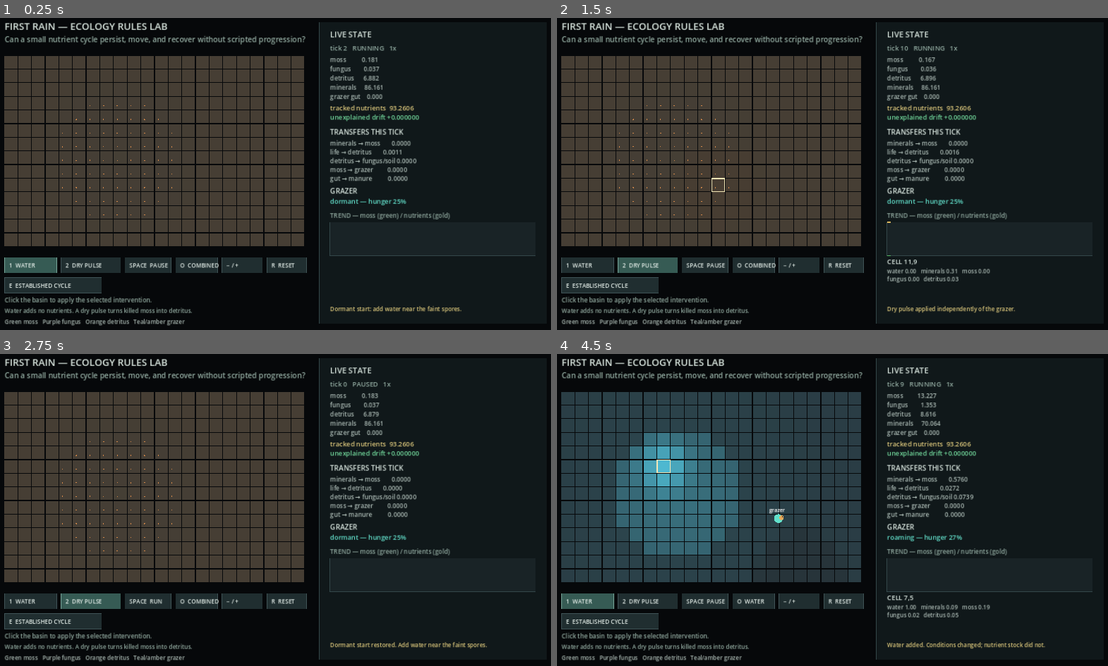
Above: before the commit, frames 1-4 (two rows, left to right).
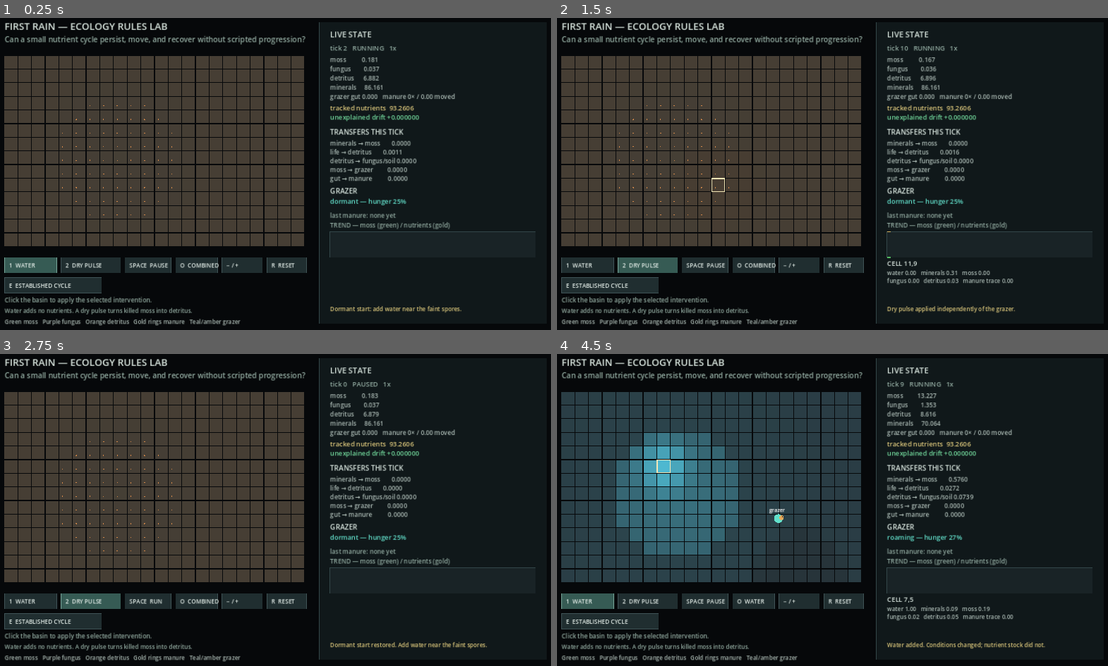
Above: after the commit, the same moments.

Repository: mmullen200/first-rain
Game: Godot game, scene res://main.tscn
Two runs of this game, one before a commit and one after it. Both use one fixed random seed, a clock stepped at 60 frames per second and the inputs below.
Inputs (mouse positions are in pixels of both pictures, inside the frame that each line leads up to):
- Up to frame 1 (0.25 s): no input
- Up to frame 2 (1.5 s): tap Enter at 0.5 s; move the mouse to (953, 158) at 0.52 s; tap 1 at 0.6 s; click (953, 158) at 0.67 s; tap Space at 0.77, 1.25 s; move the mouse to (716, 189) at 1.27 s; tap 2 at 1.35 s; click (716, 189) at 1.42 s
- Up to frame 3 (2.75 s): tap Space at 1.52 s; tap Enter at 2 s; move the mouse to (330, 438) at 2.02 s; tap R at 2.1 s; click (330, 438) at 2.17 s
- Up to frame 4 (4.5 s): tap Space at 2.75, 3.02, 3.77 s; move the mouse to (804, 572) at 2.77 s; tap E at 2.85 s; click (804, 572) at 2.92 s; tap Enter at 3.5 s; move the mouse to (1003, 556) at 3.52 s; tap O at 3.6 s; click (1003, 556) at 3.67 s; move the mouse to (661, 460) at 4.27 s; tap 1 at 4.35 s; click (661, 460) at 4.42 s

The runs differ from the first frame. In frame 1, 1.0% of the frame differs, in the area x 24-98%, y 24-99%; in frame 2, 1.5%; in frame 3, 1.0%; in frame 4, 1.5%.

Commit message:
Make manure deposits persist in lab feedback

Diff:
--- a/prototypes/godot-ecology-lab/ecology_lab.gd
+++ b/prototypes/godot-ecology-lab/ecology_lab.gd
@@ -4,6 +4,7 @@
 const WIDTH := 22
 const HEIGHT := 14
 const COUNT := WIDTH * HEIGHT
+const MANURE_TRACE_DECAY := 0.004
 
 var moisture := PackedFloat32Array()
 var minerals := PackedFloat32Array()
@@ -11,6 +12,7 @@
 var detritus := PackedFloat32Array()
 var fungus := PackedFloat32Array()
 var shade := PackedFloat32Array()
+var manure_trace := PackedFloat32Array()
 
 var tick := 0
 var grazer_cell := Vector2(16.0, 9.0)
@@ -21,10 +23,14 @@
 var grazer_state := "roaming"
 var last_flows := {}
 var initial_nutrients := 0.0
+var manure_deposit_count := 0
+var total_manure_deposited := 0.0
+var last_manure_tick := -1
+var last_manure_cell := Vector2i(-1, -1)
 
 
 func _init() -> void:
-	for field in [moisture, minerals, moss, detritus, fungus, shade]:
+	for field in [moisture, minerals, moss, detritus, fungus, shade, manure_trace]:
 		field.resize(COUNT)
 	reset_dormant()
 
@@ -37,6 +43,10 @@
 	grazer_gut = 0.0
 	grazer_digest_ticks = 0
 	grazer_state = "dormant"
+	manure_deposit_count = 0
+	total_manure_deposited = 0.0
+	last_manure_tick = -1
+	last_manure_cell = Vector2i(-1, -1)
 	for y in range(HEIGHT):
 		for x in range(WIDTH):
 			var i := index(x, y)
@@ -47,6 +57,7 @@
 			detritus[i] = 0.018 + basin * 0.012
 			fungus[i] = 0.001 if Vector2(x, y).distance_to(Vector2(7.0, 7.0)) < 3.2 else 0.0
 			shade[i] = clampf(basin * 0.3, 0.0, 1.0)
+			manure_trace[i] = 0.0
 	initial_nutrients = total_tracked_nutrients()
 	_clear_flows()
 
@@ -70,6 +81,7 @@
 
 
 func step() -> void:
+	_fade_manure_trace()
 	var next_moisture := moisture.duplicate()
 	var next_minerals := minerals.duplicate()
 	var next_moss := moss.duplicate()
@@ -177,7 +189,7 @@
 	var x := clampi(cell.x, 0, WIDTH - 1)
 	var y := clampi(cell.y, 0, HEIGHT - 1)
 	var i := index(x, y)
-	return {"water": moisture[i], "minerals": minerals[i], "moss": moss[i], "detritus": detritus[i], "fungus": fungus[i]}
+	return {"water": moisture[i], "minerals": minerals[i], "moss": moss[i], "detritus": detritus[i], "fungus": fungus[i], "manure_trace": manure_trace[i]}
 
 
 func _step_grazer() -> Dictionary:
@@ -203,6 +215,11 @@
 			manure = grazer_gut
 			detritus[i] += grazer_gut * 0.68
 			minerals[i] += grazer_gut * 0.32
+			manure_trace[i] = 1.0
+			manure_deposit_count += 1
+			total_manure_deposited += manure
+			last_manure_tick = tick + 1
+			last_manure_cell = Vector2i(clampi(cell.x, 0, WIDTH - 1), clampi(cell.y, 0, HEIGHT - 1))
 			grazer_gut = 0.0
 			grazer_state = "roaming"
 		return {"grazed": grazed, "manure": manure}
@@ -261,6 +278,11 @@
 	return total / float(count) if count > 0 else field[index(x, y)]
 
 
+func _fade_manure_trace() -> void:
+	for i in range(COUNT):
+		manure_trace[i] = maxf(0.0, manure_trace[i] - MANURE_TRACE_DECAY)
+
+
 func index(x: int, y: int) -> int:
 	return y * WIDTH + x
 
--- a/prototypes/godot-ecology-lab/main.gd
+++ b/prototypes/godot-ecology-lab/main.gd
@@ -105,6 +105,14 @@
 					draw_circle(center + Vector2(5, 4), fungus_radius, Color("b17ad2"))
 				if lab.detritus[i] > 0.025:
 					draw_circle(center + Vector2(-7, 6), clampf(lab.detritus[i] * 18.0, 1.2, 4.5), Color("d58a4b"))
+			var trace: float = lab.manure_trace[i]
+			if trace > 0.01:
+				var center := rect.get_center()
+				var marker_color := Color(0.98, 0.78, 0.24, 0.32 + trace * 0.68)
+				draw_arc(center, 8.0 + trace * 4.0, 0.0, TAU, 20, marker_color, 2.2)
+				draw_circle(center + Vector2(-3, 1), 2.2, marker_color)
+				draw_circle(center + Vector2(3, 3), 1.8, marker_color)
+				draw_circle(center + Vector2(1, -3), 1.5, marker_color)
 	if _valid_cell(hovered_cell):
 		var hover_rect := Rect2(GRID_ORIGIN + Vector2(hovered_cell) * CELL, Vector2(CELL - 2, CELL - 2))
 		draw_rect(hover_rect, Color("f3e6b6"), false, 2.0)
@@ -133,7 +141,7 @@
 	_text("fungus      %7.3f" % totals.fungus, Vector2(PANEL_X + 24, y)); y += 21
 	_text("detritus    %7.3f" % totals.detritus, Vector2(PANEL_X + 24, y)); y += 21
 	_text("minerals    %7.3f" % totals.minerals, Vector2(PANEL_X + 24, y)); y += 21
-	_text("grazer gut  %7.3f" % lab.grazer_gut, Vector2(PANEL_X + 24, y)); y += 26
+	_text("grazer gut %.3f   manure %d× / %.2f moved" % [lab.grazer_gut, lab.manure_deposit_count, lab.total_manure_deposited], Vector2(PANEL_X + 24, y)); y += 26
 	_text("tracked nutrients  %.4f" % tracked, Vector2(PANEL_X + 24, y), 15, Color("d9c57a")); y += 21
 	_text("unexplained drift %+0.6f" % drift, Vector2(PANEL_X + 24, y), 15, Color("70d69a") if absf(drift) < 0.001 else Color("ff6f65")); y += 34
 	_text("TRANSFERS THIS TICK", Vector2(PANEL_X + 24, y), 16, Color("d9e6df")); y += 25
@@ -144,13 +152,17 @@
 	_text("gut → manure          %.4f" % lab.last_flows.manure, Vector2(PANEL_X + 24, y)); y += 29
 	_text("GRAZER", Vector2(PANEL_X + 24, y), 16, Color("d9e6df")); y += 23
 	_text("%s — hunger %d%%" % [lab.grazer_state, roundi(lab.grazer_hunger * 100.0)], Vector2(PANEL_X + 24, y), 15, Color("62e0cb")); y += 32
+	if lab.last_manure_tick >= 0:
+		_text("last manure: %d ticks ago at %d,%d" % [lab.tick - lab.last_manure_tick, lab.last_manure_cell.x, lab.last_manure_cell.y], Vector2(PANEL_X + 24, y), 14, Color("e8c35b")); y += 22
+	else:
+		_text("last manure: none yet", Vector2(PANEL_X + 24, y), 14, Color("91aaa0")); y += 22
 	_text("TREND — moss (green) / nutrients (gold)", Vector2(PANEL_X + 24, y), 14, Color("91aaa0")); y += 10
-	_draw_history(Rect2(PANEL_X + 24, y, 466, 76)); y += 95
+	_draw_history(Rect2(PANEL_X + 24, y, 466, 58)); y += 77
 	if _valid_cell(hovered_cell):
 		var sample: Dictionary = lab.cell_sample(hovered_cell)
 		_text("CELL %d,%d" % [hovered_cell.x, hovered_cell.y], Vector2(PANEL_X + 24, y), 15, Color("d9e6df")); y += 21
 		_text("water %.2f   minerals %.2f   moss %.2f" % [sample.water, sample.minerals, sample.moss], Vector2(PANEL_X + 24, y), 13, Color("aab9b3")); y += 18
-		_text("fungus %.2f   detritus %.2f" % [sample.fungus, sample.detritus], Vector2(PANEL_X + 24, y), 13, Color("aab9b3")); y += 23
+		_text("fungus %.2f   detritus %.2f   manure trace %.2f" % [sample.fungus, sample.detritus, sample.manure_trace], Vector2(PANEL_X + 24, y), 13, Color("aab9b3")); y += 23
 	_text(status, Vector2(PANEL_X + 24, 674), 13, Color("d9c57a"))
 
 
@@ -184,7 +196,7 @@
 	_button(Rect2(28, 598, 220, 35), "E  ESTABLISHED CYCLE", false)
 	_text("Click the basin to apply the selected intervention.", Vector2(28, 654), 14, Color("91aaa0"))
 	_text("Water adds no nutrients. A dry pulse turns killed moss into detritus.", Vector2(28, 678), 13, Color("91aaa0"))
-	_text("Green moss   Purple fungus   Orange detritus   Teal/amber grazer", Vector2(28, 703), 13, Color("aab9b3"))
+	_text("Green moss   Purple fungus   Orange detritus   Gold rings manure   Teal/amber grazer", Vector2(28, 703), 13, Color("aab9b3"))
 
 
 func _button(rect: Rect2, label: String, active: bool) -> void:
Not shown, changed: prototypes/godot-ecology-lab/README.md
